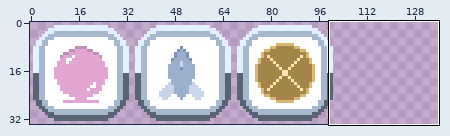
File history of a sprite sheet, assets/2x/tags.png. The picture above shows the old version from afar; the outline marks the close-up.
Close-up. Old version:
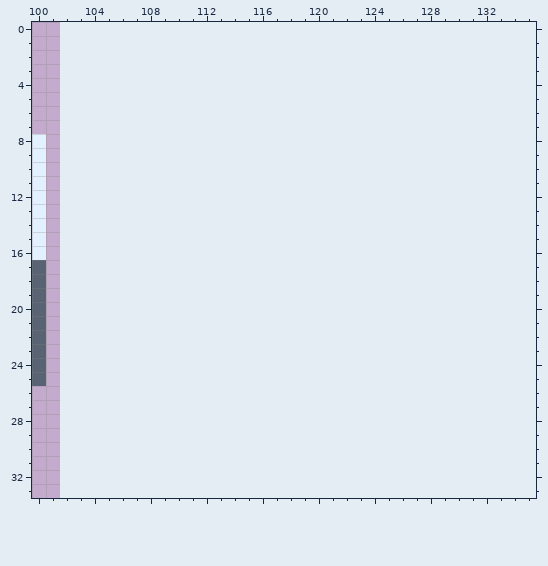
The file is 204x68 pixels, drawn in blocks of 2x2; one block is one cell here. Shown: x 100..135, y 0..33. The old version is drawn lined up with the new one, on the new canvas.
After the commit:
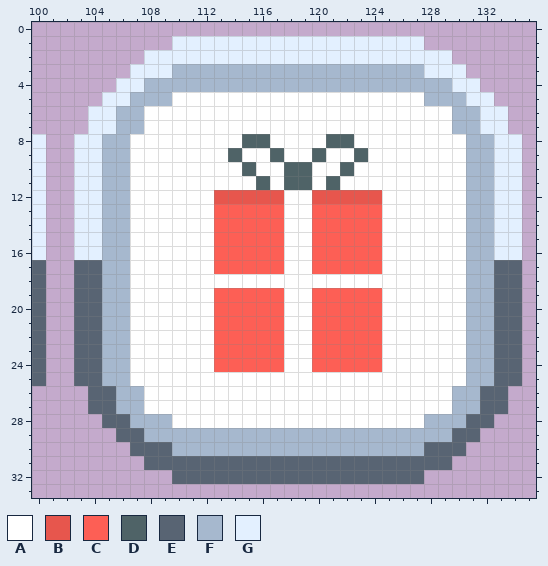
Palette (. is transparent): A #ffffff  B #e7564d  C #fd5f55  D #4f6367  E #586473  F #a6b8ce  G #e3f0ff
Commit message: Rocket Tag
Change:
canvas 102x34 -> 136x34
Colour A is added in row 5 at x 110 to 127; in rows 6 to 7 at x 108 to 129; in row 8 at x 107 to 114, 117 to 120 and 123 to 130; in row 9 at x 107 to 113, 115 to 116, 118 to 119, 121 to 122 and 124 to 130; in row 10 at x 107 to 114, 116 to 117, 120 to 121 and 123 to 130; in row 11 at x 107 to 115, 117, 120 and 122 to 130.
Colour A is added in rows 12 to 17 at x 107 to 112, 118 to 119 and 125 to 130; in row 18 at x 107 to 130; in rows 19 to 24 at x 107 to 112, 118 to 119 and 125 to 130; in row 25 at x 107 to 130; in rows 26 to 27 at x 108 to 129; in row 28 at x 110 to 127.
Colour B is added in row 12 at x 113 to 117 and 120 to 124.
Colour C is added in rows 13 to 17 at x 113 to 117 and 120 to 124; in rows 19 to 24 at x 113 to 117 and 120 to 124.
Colour D is added in row 8 at x 115 to 116 and 121 to 122; in row 9 at x 114, 117, 120 and 123; in row 10 at x 115, 118 to 119 and 122; in row 11 at x 116, 118 to 119 and 121.
Colour E is added in rows 17 to 25 at x 103 to 104 and 133 to 134; in rows 26 to 27 at x 104 to 105 and 132 to 133; in row 28 at x 105 to 106 and 131 to 132; in row 29 at x 106 to 107 and 130 to 131; in row 30 at x 107 to 109 and 128 to 130; in row 31 at x 108 to 129.
Colour E is added in row 32 at x 110 to 127.
Colour F is added in row 3 at x 110 to 127; in row 4 at x 108 to 129; in row 5 at x 107 to 109 and 128 to 130; in rows 6 to 7 at x 106 to 107 and 130 to 131; in rows 8 to 25 at x 105 to 106 and 131 to 132; in rows 26 to 27 at x 106 to 107 and 130 to 131.
Colour F is added in row 28 at x 107 to 109 and 128 to 130; in row 29 at x 108 to 129; in row 30 at x 110 to 127.
Colour G is added in row 1 at x 110 to 127; in row 2 at x 108 to 129; in row 3 at x 107 to 109 and 128 to 130; in row 4 at x 106 to 107 and 130 to 131; in row 5 at x 105 to 106 and 131 to 132; in rows 6 to 7 at x 104 to 105 and 132 to 133.
Colour G is added in rows 8 to 16 at x 103 to 104 and 133 to 134.
